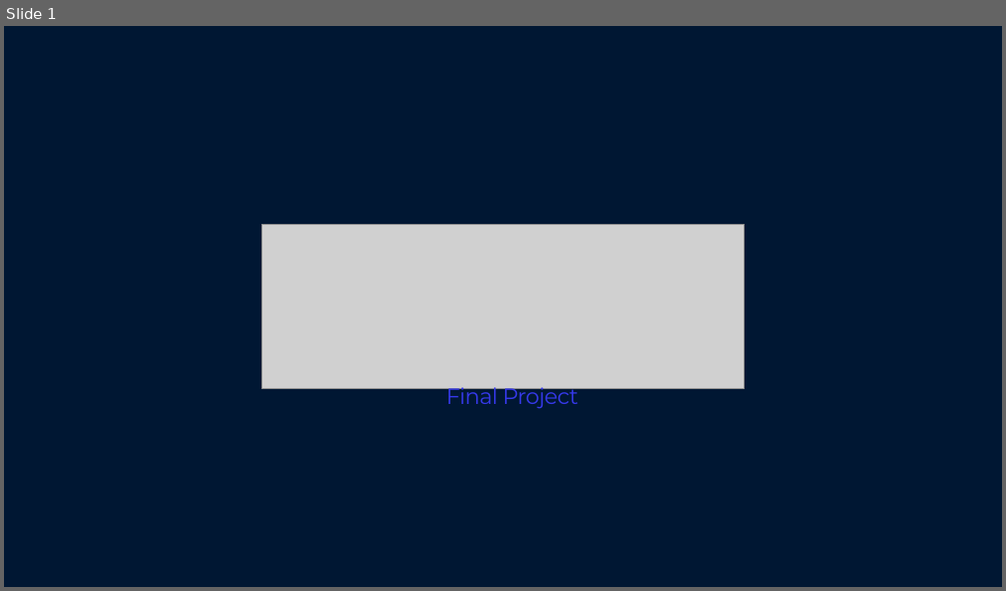
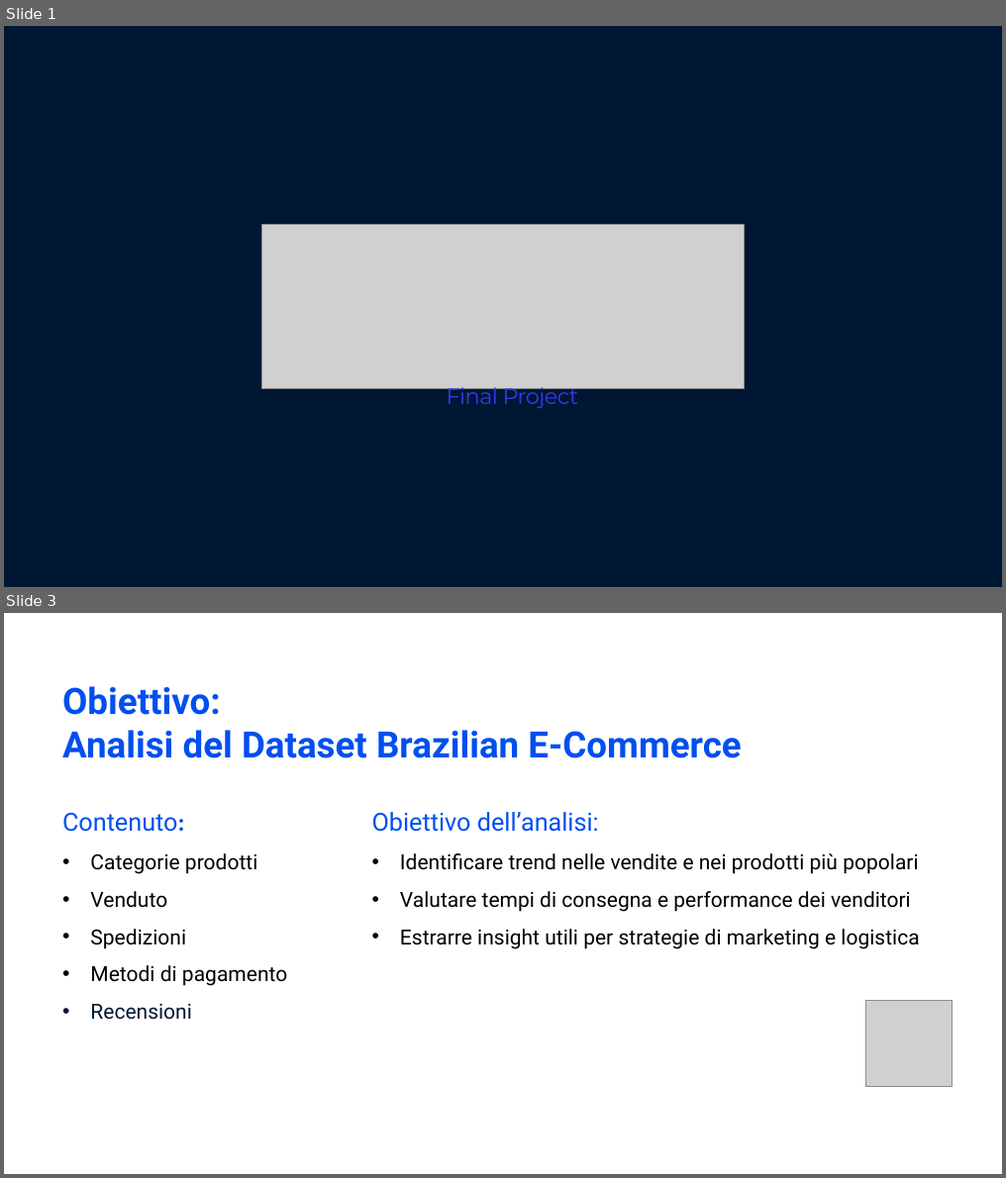
Before and after one commit to marcozanb/final_project, a slide deck: Final_project.pptx. Shown one above the other, each under a label of ours: slide 1 before the commit, slides 1 and 3 after it; the slides between them are not shown. The pictures are 1006x591 and 1006x1178 pixels, drawn with LibreOffice and Linux fonts; fonts in the diff are those of the drawing; grey boxes stand for pictures; background and template pictures are left out. Boxes give left, top, right and bottom in pixels: in the first picture for what was removed or moved away, otherwise in the second. Text is boxed around its words. In the diff, an @@ line names an element or a change of style, - is before the commit and + after.

```diff
--- a/Final_project.pptx
+++ b/Final_project.pptx
@@ slide 3 added at box(4, 613, 1002, 1174), background #FFFFFF @@
@@ title added at box(62, 686, 741, 759), 35 pt, text #014FEF, bold @@
+Obiettivo:
+Analisi del Dataset Brazilian E-Commerce
@@ text added at box(62, 813, 287, 1020), 20 pt, text #000000 @@
+Contenuto:
+• Categorie prodotti
+• Venduto
+• Spedizioni
+• Metodi di pagamento
+• Recensioni
@@ text added at box(372, 812, 919, 950), 20 pt, text #000000 @@
+Obiettivo dell’analisi:
+• Identificare trend nelle vendite e nei prodotti più popolari
+• Valutare tempi di consegna e performance dei venditori
+• Estrarre insight utili per strategie di marketing e logistica
@@ picture added at box(866, 1001, 952, 1087) @@
```
Also in this commit, not shown: 1 slide changed, 1 other slide added, 2 slides removed.
